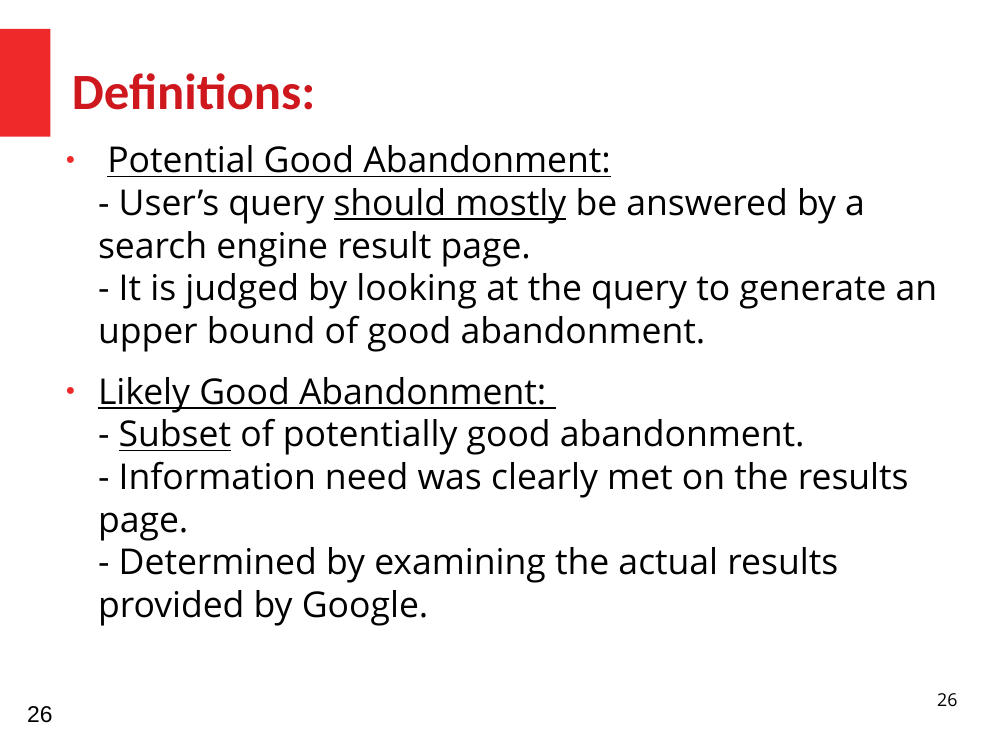
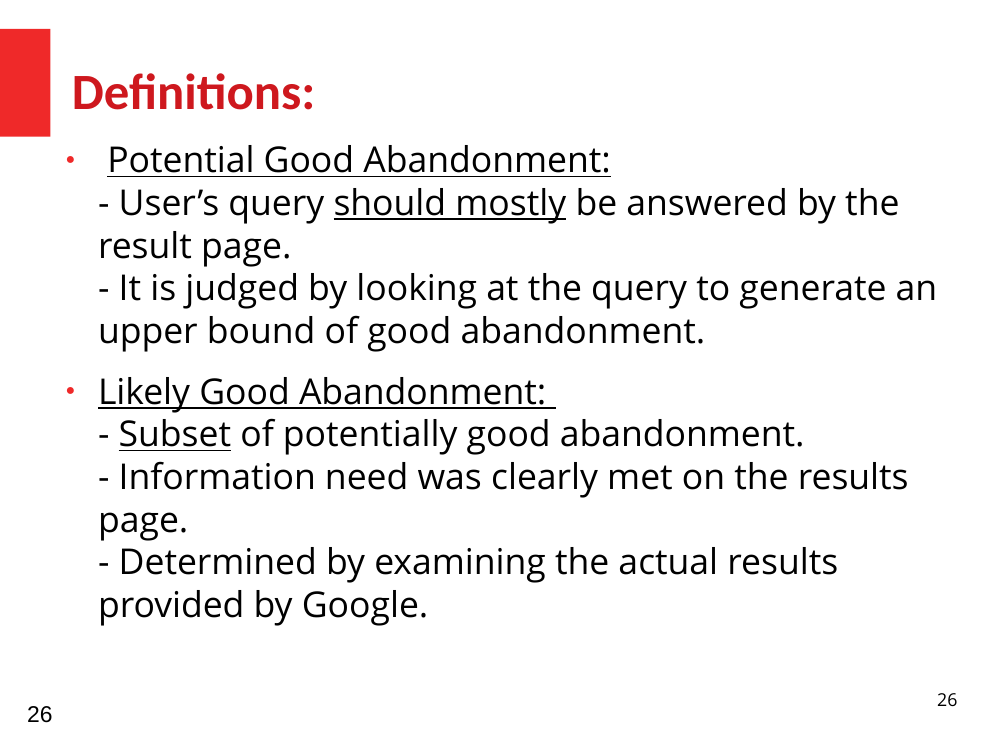
Before and after one commit to HussamHallak/cs834-f17, a slide deck: slide 26 of assignments/P3/P3.odp. Drawn at 1008x756 pixels with LibreOffice and Linux fonts; fonts in the diff are those of the drawing. Boxes give left, top, right and bottom in pixels: in the first picture for what was removed or moved away, otherwise in the second. Text is boxed around its words. In the diff, an @@ line names an element or a change of style, - is before the commit and + after.

```diff
--- a/assignments/P3/P3.odp
+++ b/assignments/P3/P3.odp
@@ text at (x1=98, y1=145, x2=938, y2=352): text changed @@
-● Potential Good Abandonment:
-  - User’s query should mostly be answered by a search engine result page.
-  - It is judged by looking at the query to generate an upper bound of good abandonment.
+● Potential Good Abandonment:
+  - User’s query should mostly be answered by the result page.
+  - It is judged by looking at the query to generate an upper bound of good abandonment.
```
Also in this commit, not shown: 4 other slides changed, 2 other files.
